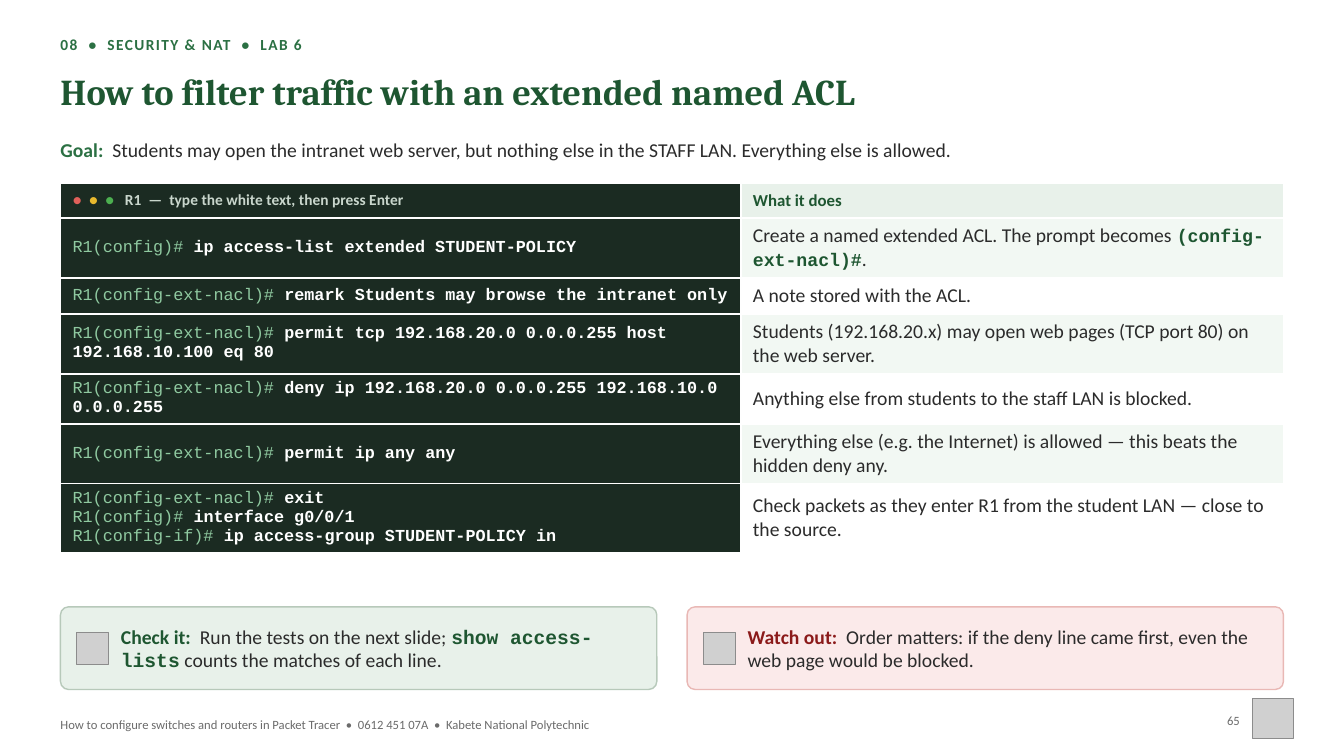
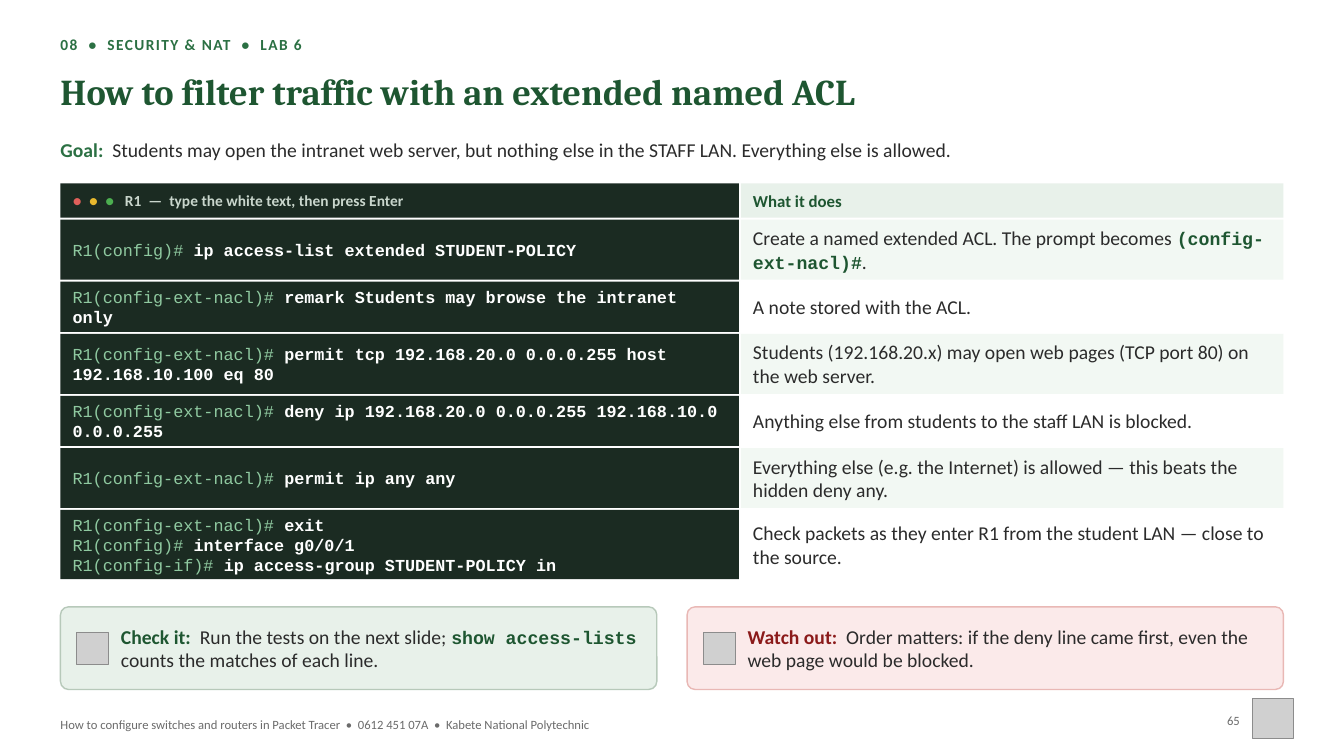
Before and after one commit to proJacob/israel, a slide deck: slide 65 of Packet_Tracer_CLI_Workbook_0612_451_07A.pptx. Drawn at 1344x756 pixels with LibreOffice and Linux fonts; fonts in the diff are those of the drawing; grey boxes stand for pictures; background and template pictures are left out. Boxes give left, top, right and bottom in pixels: in the first picture for what was removed or moved away, otherwise in the second. Text is boxed around its words. In the diff, an @@ line names an element or a change of style, - is before the commit and + after.

```diff
--- a/Packet_Tracer_CLI_Workbook_0612_451_07A.pptx
+++ b/Packet_Tracer_CLI_Workbook_0612_451_07A.pptx
@@ table removed at (x1=60, y1=184, x2=1284, y2=549), 7 rows, 2 columns @@
-● ● ● R1 — type the white text, then press Enter | What it does
-R1(config)# ip access-list extended STUDENT-POLICY | Create a named extended ACL. The prompt becomes (config-ext-nacl)#.
-R1(config-ext-nacl)# remark Students may browse the intranet only | A note stored with the ACL.
-R1(config-ext-nacl)# permit tcp 192.168.20.0 0.0.0.255 host 192.168.10.100 eq 80 | Students (192.168.20.x) may open web pages (TCP port 80) on the web server.
-R1(config-ext-nacl)# deny ip 192.168.20.0 0.0.0.255 192.168.10.0 0.0.0.255 | Anything else from students to the staff LAN is blocked.
-R1(config-ext-nacl)# permit ip any any | Everything else (e.g. the Internet) is allowed — this beats the hidden deny any.
-R1(config-ext-nacl)# exit / R1(config)# interface g0/0/1 / R1(config-if)# ip access-group STUDENT-POLICY in | Check packets as they enter R1 from the student LAN — close to the source.
@@ rectangle added at (x1=741, y1=220, x2=1284, y2=279), fill #F2F8F3, 14 pt, text #2B2B2B @@
+Create a named extended ACL. The prompt becomes (config-ext-nacl)#.
@@ text added at (x1=73, y1=244, x2=576, y2=260), 12 pt, text #FFFFFF, bold @@
+R1(config)# ip access-list extended STUDENT-POLICY
@@ text added at (x1=73, y1=291, x2=678, y2=327), 12 pt, text #FFFFFF, bold @@
+R1(config-ext-nacl)# remark Students may browse the intranet only
@@ rectangle added at (x1=741, y1=281, x2=1284, y2=332), fill #FFFFFF, 14 pt, text #2B2B2B @@
+A note stored with the ACL.
@@ text added at (x1=73, y1=348, x2=667, y2=384), 12 pt, text #FFFFFF, bold @@
+R1(config-ext-nacl)# permit tcp 192.168.20.0 0.0.0.255 host 192.168.10.100 eq 80
@@ rectangle added at (x1=741, y1=334, x2=1284, y2=393), fill #F2F8F3, 14 pt, text #2B2B2B @@
+Students (192.168.20.x) may open web pages (TCP port 80) on the web server.
@@ text added at (x1=73, y1=405, x2=718, y2=437), 12 pt, text #FFFFFF, bold @@
+R1(config-ext-nacl)# deny ip 192.168.20.0 0.0.0.255 192.168.10.0 0.0.0.255
@@ rectangle added at (x1=741, y1=396, x2=1284, y2=447), fill #FFFFFF, 14 pt, text #2B2B2B @@
+Anything else from students to the staff LAN is blocked.
@@ rectangle added at (x1=741, y1=448, x2=1284, y2=507), fill #F2F8F3, 14 pt, text #2B2B2B @@
+Everything else (e.g. the Internet) is allowed — this beats the hidden deny any.
@@ text added at (x1=73, y1=472, x2=455, y2=488), 12 pt, text #8FC9A0 @@
+R1(config-ext-nacl)# permit ip any any
@@ rectangle added at (x1=60, y1=510, x2=739, y2=580), fill #1B2B22, 12 pt, text #FFFFFF, bold @@
+R1(config-ext-nacl)# exit
+R1(config)# interface g0/0/1
+R1(config-if)# ip access-group STUDENT-POLICY in
@@ rectangle added at (x1=741, y1=510, x2=1284, y2=580), fill #FFFFFF, 14 pt, text #2B2B2B @@
+Check packets as they enter R1 from the student LAN — close to the source.
@@ text "Check it: Run the tests ..." at (x1=121, y1=630, x2=637, y2=667): size 14 to 13 pt in "show access-lists" @@
```
Also in this commit, not shown: 42 other slides changed, 11 other files.
